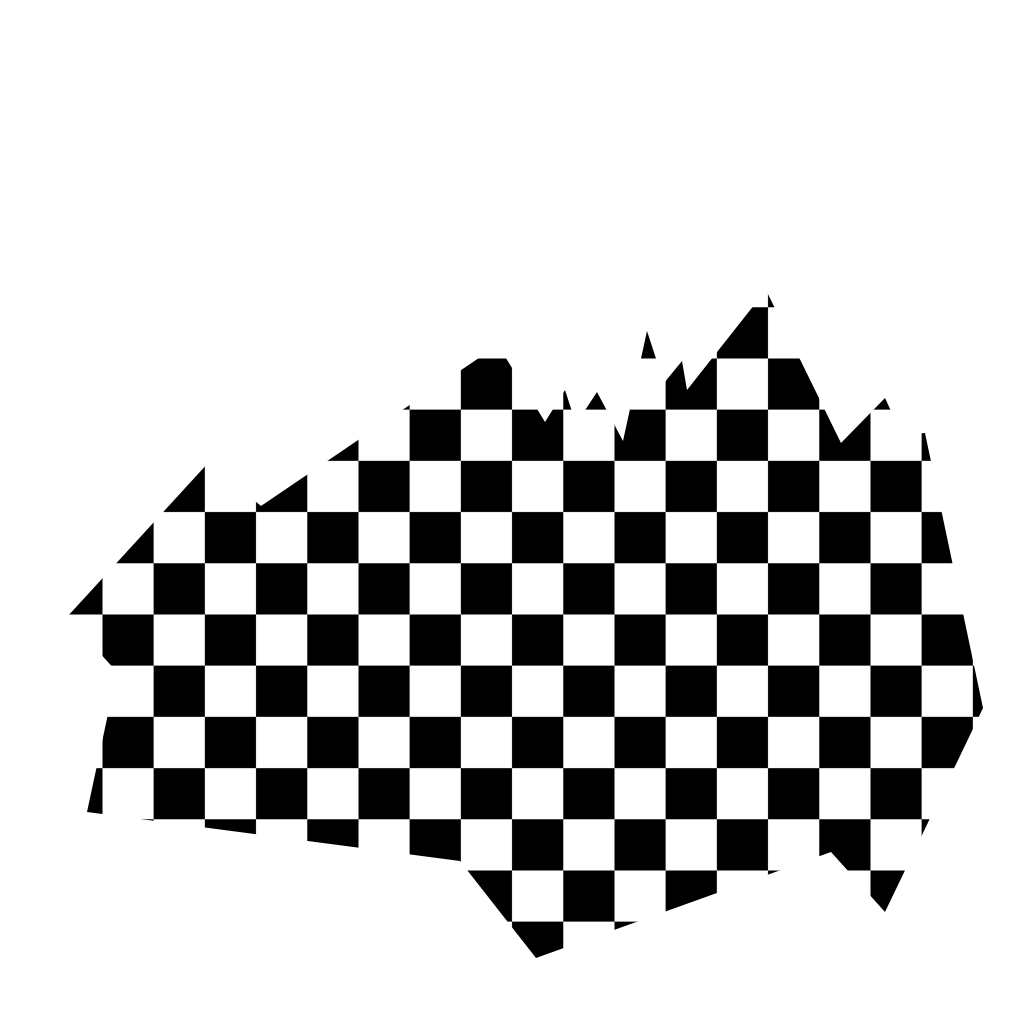
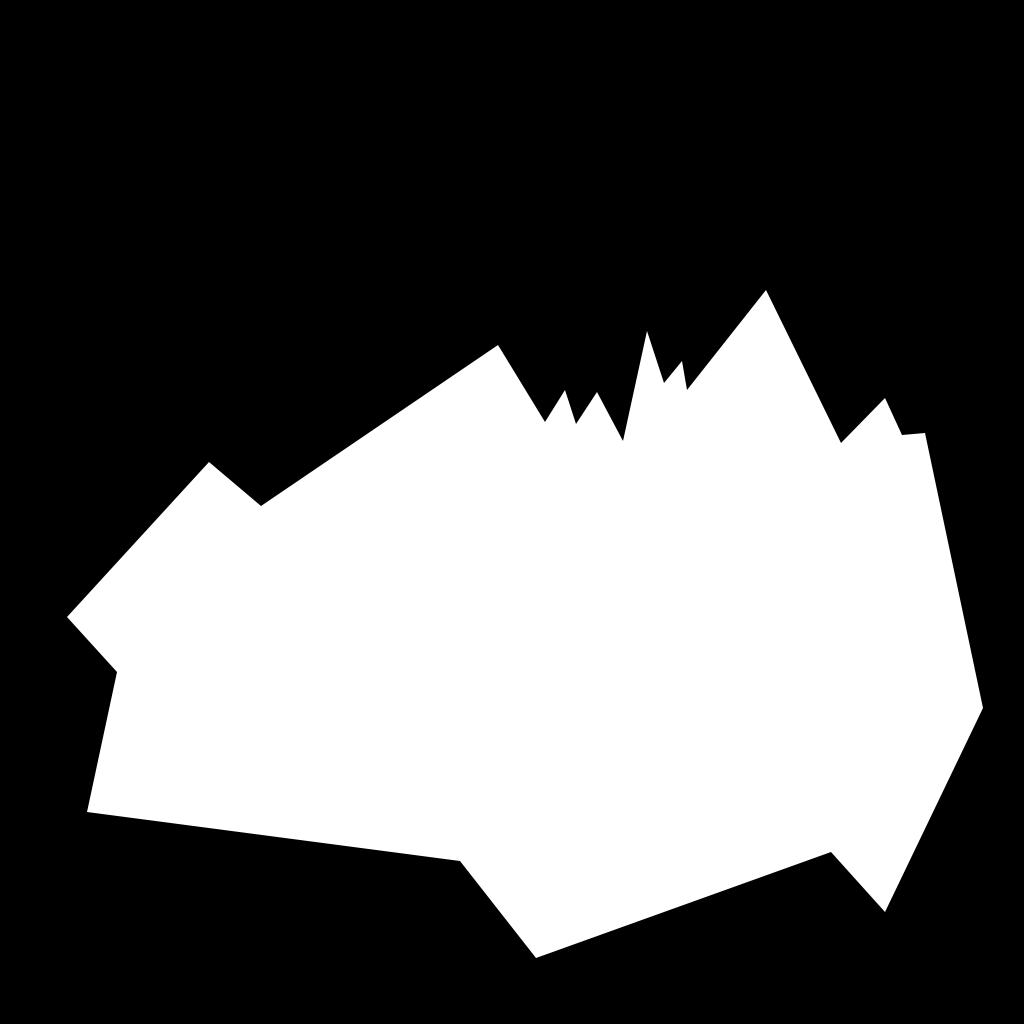
Two versions of the same layered image (1024×1024). Layer-by-layer changes:
added layer "Rectangle 2" above "Layer 1" over [67, 290, 983, 958]
hid "Layer 1", painted on it, unmasked it over [0, 0, 1024, 1024]
added layer "Rectangle 1" above "Background" over [0, 0, 1024, 1024]
